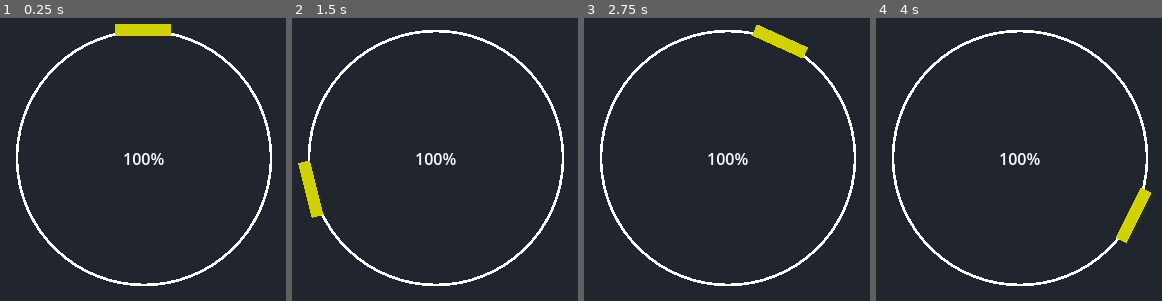
Above: before the commit, frames 1-4 (left to right).
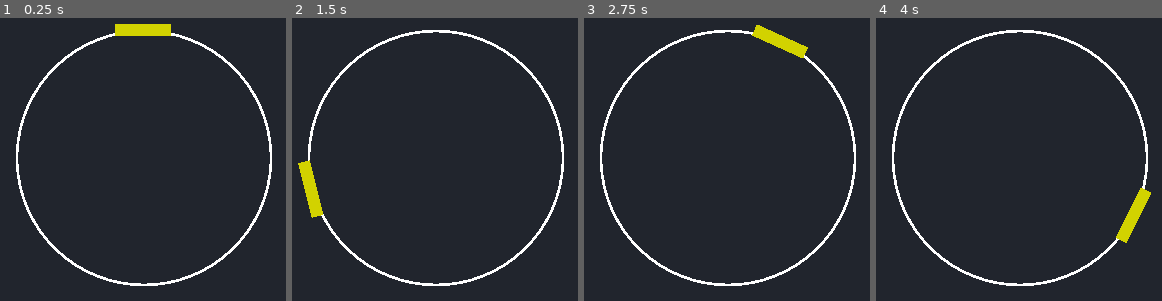
Above: after the commit, the same moments.

Repository: Swivet-Effect/SpinR
Game: Godot game, scene res://Scenes/Gameplay/RunMap.tscn
Two runs of this game, one before a commit and one after it. Both use one fixed random seed, a clock stepped at 60 frames per second and the inputs below. This scene is started directly instead of the project's main scene.
Inputs (mouse positions are in pixels of both pictures, inside the frame that each line leads up to):
- Up to frame 1 (0.25 s): no input
- Up to frame 2 (1.5 s): tap Enter at 0.5 s; move the mouse to (outside the picture) at 0.52 s; hold Right (ui_right) 0.53-1.28 s; tap Space (ui_select) at 0.77, 1.25 s; move the mouse to (outside the picture) at 1.27 s; hold Down (ui_down) from 1.28 s (still down)
- Up to frame 3 (2.75 s): tap Space (ui_select) at 1.52 s; tap Enter at 2 s; move the mouse to (outside the picture) at 2.02 s; release Down (ui_down) at 2.03 s; hold Right (ui_right) from 2.03 s (still down)
- Up to frame 4 (4 s): tap Space (ui_select) at 2.75, 3.02, 3.77 s; move the mouse to (outside the picture) at 2.77 s; release Right (ui_right) at 2.78 s; hold Up (ui_up) 2.78-3.53 s; tap Enter at 3.5 s; move the mouse to (outside the picture) at 3.52 s; hold Left (ui_left) from 3.53 s (still down)

The runs differ from the first frame. In frame 1, 0.3% of the frame differs, in the area x 43-58%, y 47-52%; in frame 2, 0.3%; in frame 3, 0.3%; in frame 4, 0.3%.
Error before the commit: Invalid operands 'String' and 'Nil' in operator '+'. (res://Scripts/Map)
Error after the commit: Parse Error: Value of type "String" cannot be assigned to a variable of type "int". (res://Scripts/Map)

Commit message:
Added Map Completion Screen

Diff:
--- a/Scenes/Gameplay/RunMap.tscn
+++ b/Scenes/Gameplay/RunMap.tscn
@@ -90,4 +90,5 @@
 
 [connection signal="pressed" from="Game Camera/UI/Screen Darken/Restart Button" to="Game Camera/UI" method="_on_button_pressed"]
 [connection signal="finished" from="Screen Center/Music Player" to="Screen Center" method="_on_music_player_finished"]
+[connection signal="finished" from="Screen Center/Music Player" to="Accuracy" method="_on_music_player_finished"]
 [connection signal="timeout" from="Screen Center/MusicDelay" to="Screen Center" method="_on_music_delay_timeout"]
--- /dev/null
+++ b/Scenes/Menus/CompletionScreen.tscn
@@ -0,0 +1,41 @@
+[gd_scene load_steps=2 format=3 uid="uid://cy7oosakummxq"]
+
+[ext_resource type="Script" uid="uid://ds6rhdbjw53j7" path="res://Scripts/Menu Scripts/CompletionScreen.gd" id="1_5jnta"]
+
+[node name="Completion Screen" type="Control"]
+layout_mode = 3
+anchors_preset = 15
+anchor_right = 1.0
+anchor_bottom = 1.0
+grow_horizontal = 2
+grow_vertical = 2
+script = ExtResource("1_5jnta")
+
+[node name="CanvasLayer" type="CanvasLayer" parent="."]
+
+[node name="Accuracy Text" type="Label" parent="CanvasLayer"]
+offset_left = 150.0
+offset_top = 438.0
+offset_right = 288.0
+offset_bottom = 473.0
+theme_override_font_sizes/font_size = 25
+text = "- Accuracy -"
+
+[node name="Accuracy" type="Label" parent="CanvasLayer/Accuracy Text"]
+layout_mode = 0
+offset_left = -40.0
+offset_top = -121.0
+offset_right = 179.0
+offset_bottom = -5.0
+theme_override_font_sizes/font_size = 85
+horizontal_alignment = 1
+
+[node name="Continue" type="Button" parent="CanvasLayer"]
+offset_left = 395.0
+offset_top = 338.0
+offset_right = 685.0
+offset_bottom = 425.0
+theme_override_font_sizes/font_size = 35
+text = "To Main Menu"
+
+[connection signal="pressed" from="CanvasLayer/Continue" to="." method="_on_continue_pressed"]
--- a/Scripts/GlobalVariables.gd
+++ b/Scripts/GlobalVariables.gd
@@ -12,10 +12,11 @@
 var mapSelection = "res://Scenes/Menus/MapSelectionScreen.tscn"
 var mapNamer = "res://Scenes/Menus/MapNamer.tscn"
 var optionsMenu = "res://Scenes/Menus/OptionsMenu.tscn"
+var completionScreen = "res://Scenes/Menus/CompletionScreen.tscn"
 
 # Map Settings ----------
 var mapTitle
-var speed : int
+var speed : String
 var reset = true
 
 # Map Run Variables
@@ -23,6 +24,7 @@
 var hitOrbs = 0.00
 var totalOrbs = 0.00
 var failedCheck = 0
+var accuracy : int
 
 # Map Maker Variables ---
 var playerRot
--- a/Scripts/Map Run Scripts/AccuracyScript.gd
+++ b/Scripts/Map Run Scripts/AccuracyScript.gd
@@ -9,3 +9,6 @@
 	else:
 		accuracy = 100 * (Global.hitOrbs / Global.totalOrbs)
 	$".".text = str("%0.0f" % accuracy,"%")
+
+func _on_music_player_finished() -> void:
+	Global.accuracy = str("%0.0f" % accuracy,"%")
--- a/Scripts/Map Run Scripts/RunMap.gd
+++ b/Scripts/Map Run Scripts/RunMap.gd
@@ -40,4 +40,4 @@
 	audioPlayer.play()
 
 func _on_music_player_finished():
-	get_tree().change_scene_to_file(Global.mapSelection)
+	get_tree().change_scene_to_file(Global.completionScreen)
--- /dev/null
+++ b/Scripts/Menu Scripts/CompletionScreen.gd
@@ -0,0 +1,7 @@
+extends Control
+
+func _ready():
+	$"CanvasLayer/Accuracy Text/Accuracy".text = Global.accuracy
+
+func _on_continue_pressed() -> void:
+	get_tree().change_scene_to_file(Global.mainMenu)
Not shown, added: Scripts/Menu Scripts/CompletionScreen.gd.uid
